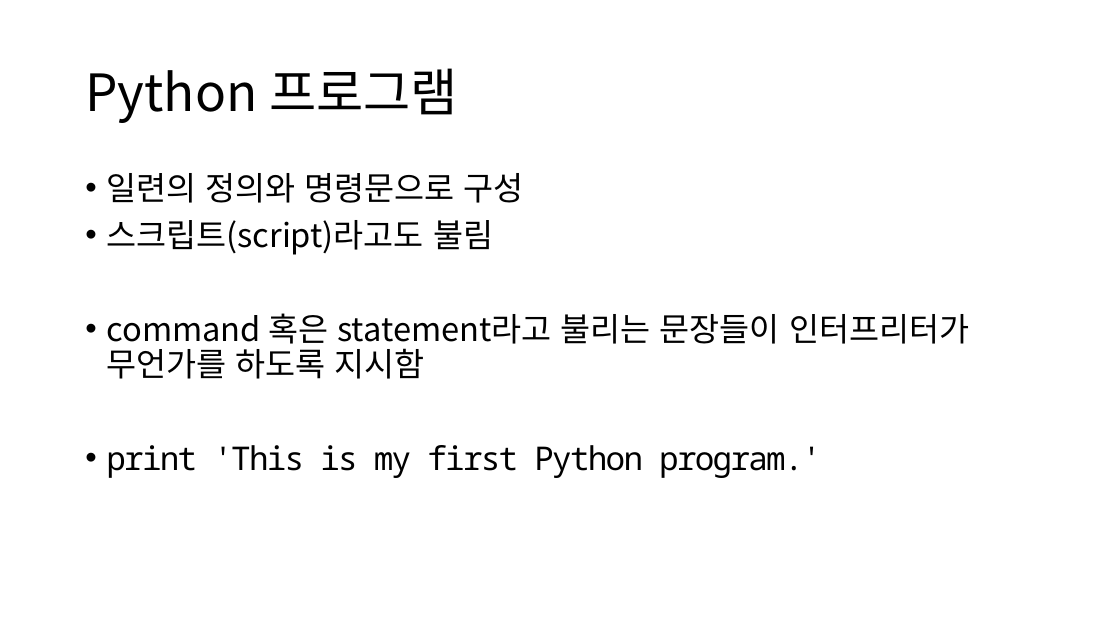
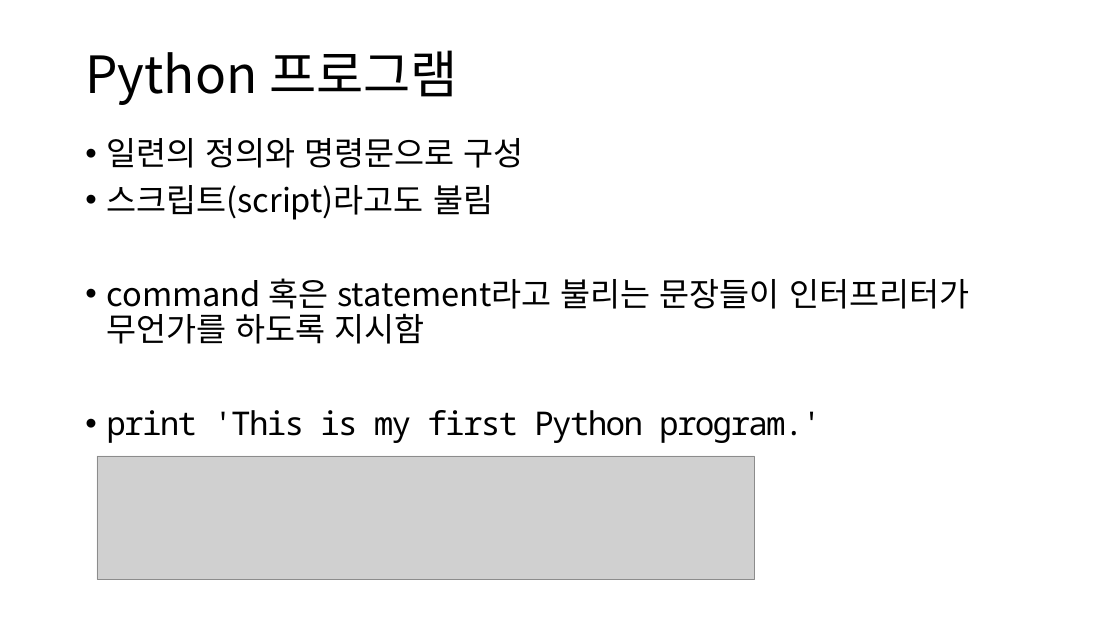
Before and after one commit to ksublee/SPuP, a slide deck: slide 2 of ppt/Python_2_기본.pptx. Drawn at 1120x630 pixels with LibreOffice and Linux fonts; fonts in the diff are those of the drawing; grey boxes stand for pictures. Boxes give left, top, right and bottom in pixels: in the first picture for what was removed or moved away, otherwise in the second. Text is boxed around its words. In the diff, an @@ line names an element or a change of style, - is before the commit and + after.

```diff
--- a/ppt/Python_2_기본.pptx
+++ b/ppt/Python_2_기본.pptx
@@ title "Python 프로그램": place and size @@
-title "Python 프로그램" at bbox=[85, 68, 458, 123]
+title "Python 프로그램" at bbox=[85, 50, 458, 105]
@@ text "일련의 정의와 명령문으로 구성": place and size @@
-text "일련의 정의와 명령문으로 구성" at bbox=[106, 173, 969, 478]
+text "일련의 정의와 명령문으로 구성" at bbox=[106, 138, 969, 443]
@@ picture added at bbox=[97, 456, 755, 580] @@
```
Also in this commit, not shown: 8 other slides changed, 3 slides added, 2 slides removed, 1 other file.
